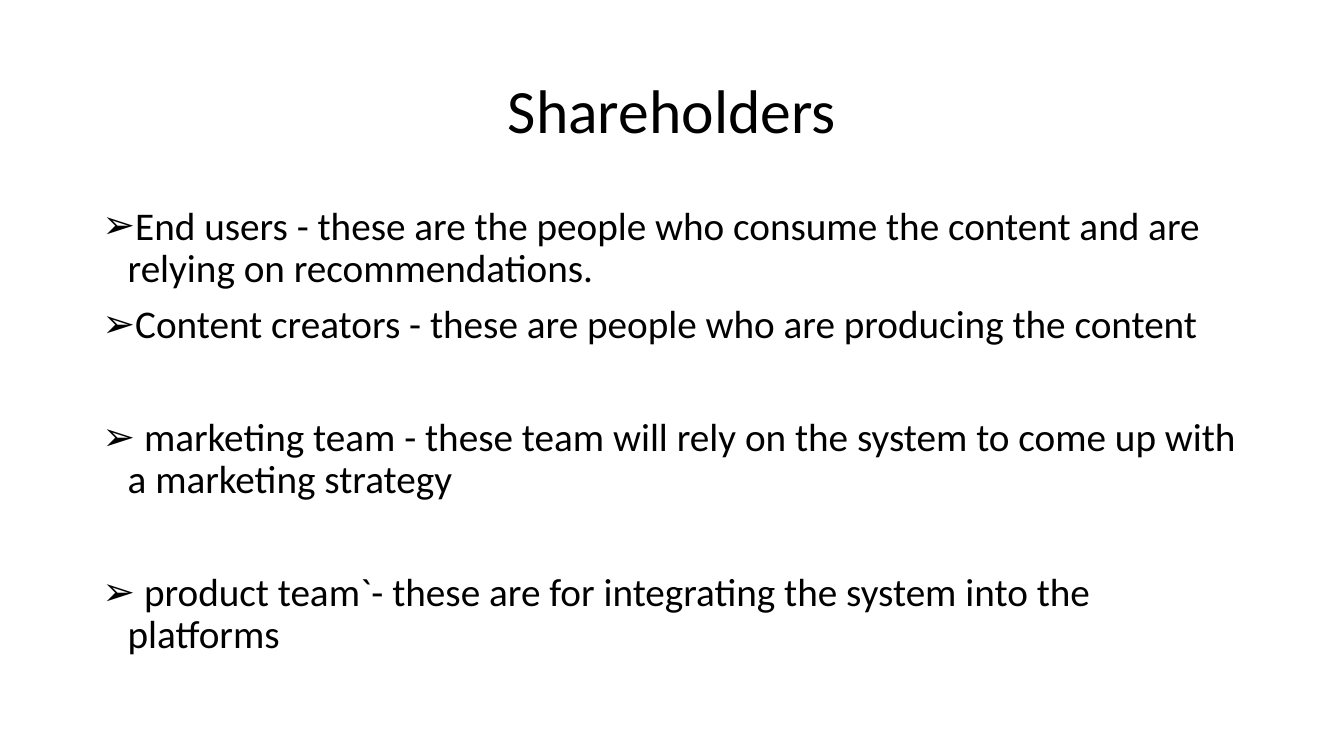
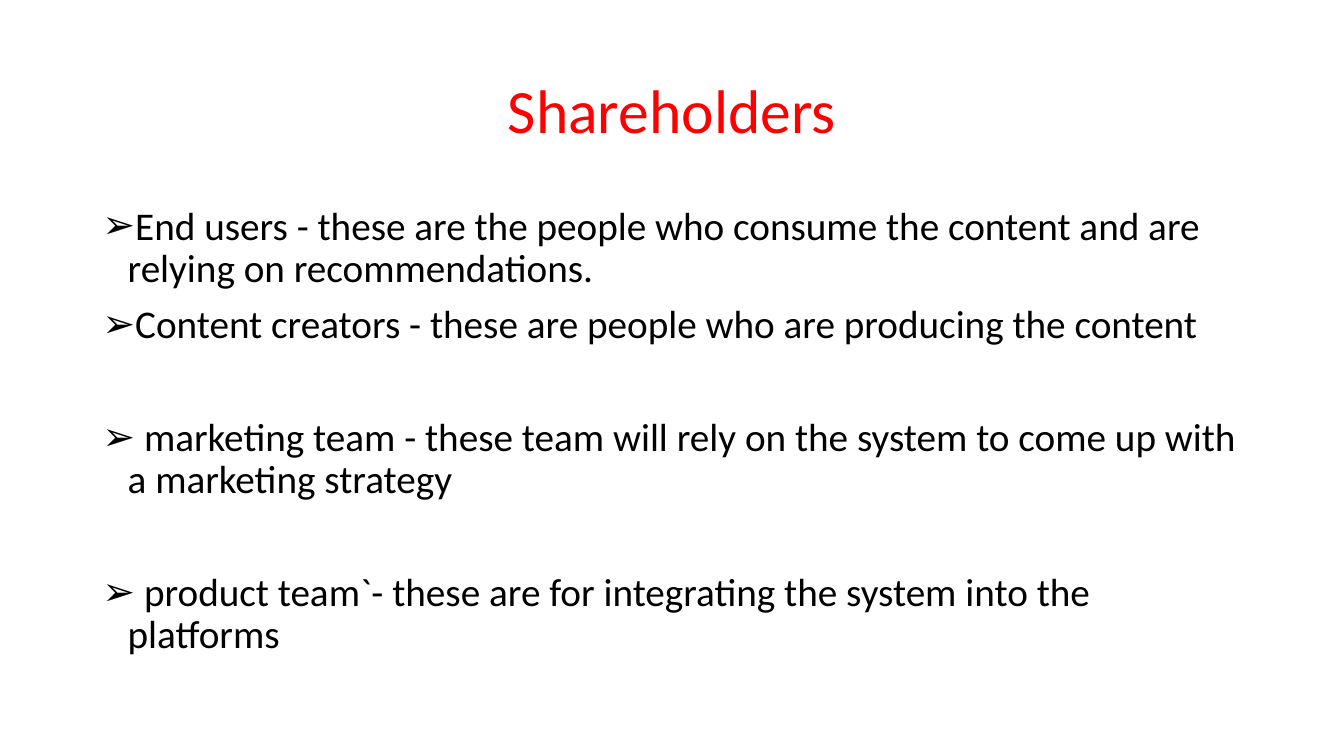
Before and after one commit to Mash-bot/Movie-Recommender-system, a slide deck: slide 5 of presentation.pptx. Drawn at 1344x756 pixels with LibreOffice and Linux fonts; fonts in the diff are those of the drawing; background and template pictures are left out. Boxes give left, top, right and bottom in pixels: in the first picture for what was removed or moved away, otherwise in the second. Text is boxed around its words. In the diff, an @@ line names an element or a change of style, - is before the commit and + after.

```diff
--- a/presentation.pptx
+++ b/presentation.pptx
@@ title "Shareholders" at <box>508,90,836,134</box>: text colour #000000 to #FF0000 @@
```
Also in this commit, not shown: 6 other slides changed, 7 slides added, 1 slide removed, 2 other files.
